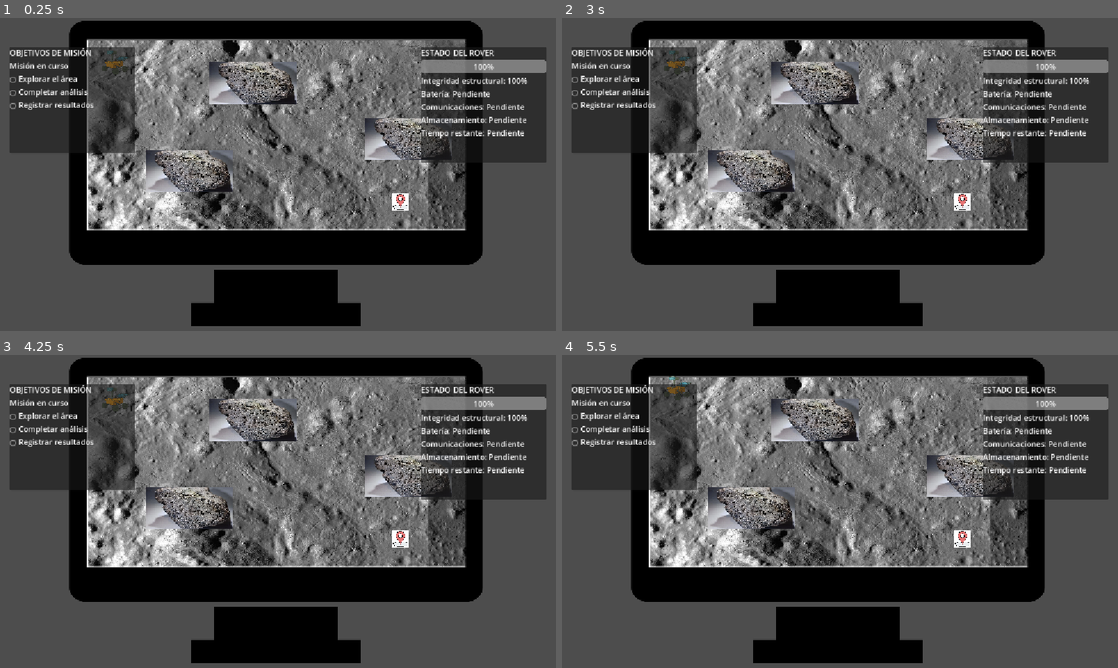
Above: before the commit, frames 1-4 (two rows, left to right).
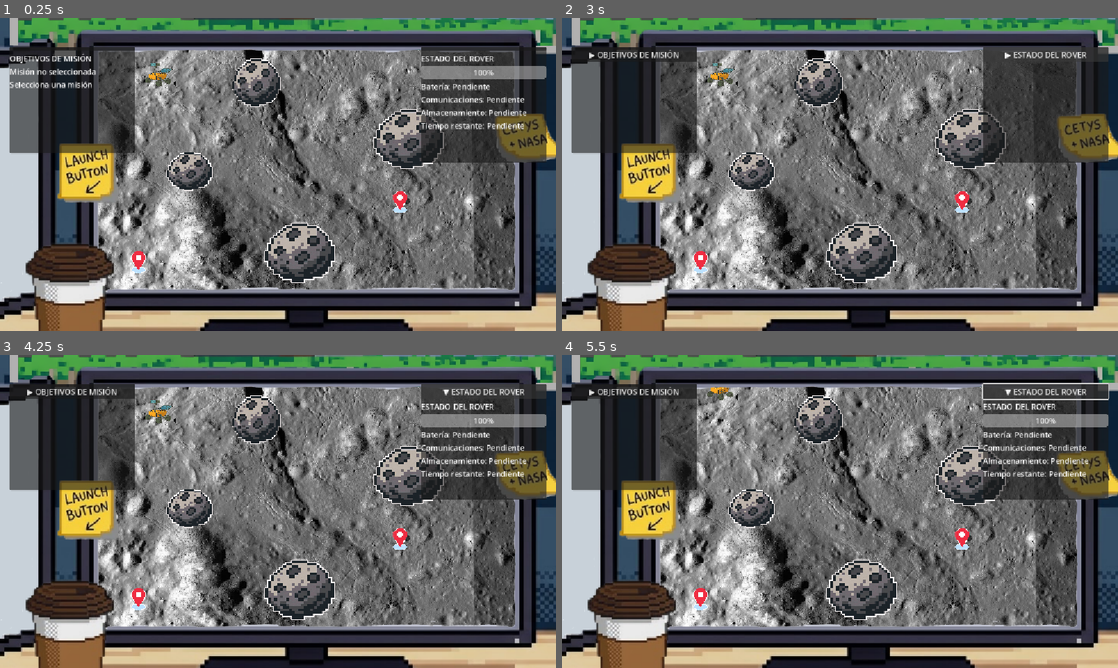
Above: after the commit, the same moments.

Repository: fernandaavila08/NASA2026
Game: Godot game, scene res://postn_2.tscn
Same seed, same stepped clock (60 frames per second), same inputs: the game is played once before the commit and once after it. This scene is started directly instead of the project's main scene.
Inputs (mouse positions are in pixels of both pictures, inside the frame that each line leads up to):
- Up to frame 1 (0.25 s): no input
- Up to frame 2 (3 s): click (634, 49) at 0.52 s; click (634, 55) at 1.25 s, where only the run after the commit has a clickable "▶ OBJETIVOS DE MISIÓN"; click (634, 55) at 2 s, where only the run after the commit has a clickable "▼ OBJETIVOS DE MISIÓN"; click (1045, 49) at 2.77 s
- Up to frame 3 (4.25 s): click (483, 392) at 3.5 s, where only the run after the commit has a clickable "▶ ESTADO DEL ROVER"
- Up to frame 4 (5.5 s): click (1045, 392) at 4.25 s, where only the run after the commit has a clickable "▼ ESTADO DEL ROVER"; tap Enter at 5 s; hold Up (arriba) from 5.03 s (still down); tap E (interactuar) at 5.1 s

The runs differ from the first frame. In frame 1, 76% of the frame differs, in the area x 0-100%, y 0-100%; in frame 2, 75%; in frame 3, 76%; in frame 4, 76%.

Commit message:
soy eliam y soy un kitty cat

Diff:
--- a/space/hud.gd
+++ b/space/hud.gd
@@ -1,12 +1,24 @@
 extends CanvasLayer
 
 @onready var barra: ProgressBar = $PanelEstadoRover/ContenidoEstado/BarraIntegridad
-@onready var texto_integridad: Label = $PanelEstadoRover/ContenidoEstado/TextoIntegridad
 @onready var rover = get_parent().get_node("roversito/rover")
 
 @onready var panel_derrota = $PanelDerrota
 @onready var boton_reintentar = $PanelDerrota/Contenido/BotonReintentar
 
+@onready var nombre_mision: Label = $PanelObjetivos/ContenidoObjetivos/NombreMision
+@onready var objetivo_1: Label = $PanelObjetivos/ContenidoObjetivos/Objetivo1
+@onready var objetivo_2: Label = $PanelObjetivos/ContenidoObjetivos/Objetivo2
+@onready var objetivo_3: Label = $PanelObjetivos/ContenidoObjetivos/Objetivo3
+
+@onready var contenido_objetivos = $PanelObjetivos/ContenidoObjetivos
+@onready var contenido_estado = $PanelEstadoRover/ContenidoEstado
+
+@onready var boton_objetivos = $PanelObjetivos/ContenidoObjetivos/BotonContraerObjetivos
+@onready var boton_estado = $PanelEstadoRover/ContenidoEstado/BotonContraerEstado
+
+var objetivos_expandidos: bool = true
+var estado_expandido: bool = true
 
 func _ready() -> void:
 	barra.min_value = 0
@@ -18,11 +30,18 @@
 	rover.mision_fallida.connect(_al_finalizar_mision)
 	boton_reintentar.pressed.connect(_reiniciar_mision)
 
+	actualizar_objetivos()
+
+	Misionextra.progreso_actualizado.connect(actualizar_hud_objetivos)
+	Misionextra.mision_completada.connect(_al_completar_mision)
+	actualizar_hud_objetivos()
+
+	boton_objetivos.pressed.connect(_alternar_objetivos)
+	boton_estado.pressed.connect(_alternar_estado)
 
 func _process(_delta: float) -> void:
 	var integridad = rover.obtener_integridad()
 	barra.value = integridad
-	texto_integridad.text = "Integridad estructural: " + str(int(integridad)) + "%"
 
 
 func _al_finalizar_mision() -> void:
@@ -31,3 +50,110 @@
 
 func _reiniciar_mision() -> void:
 	get_tree().reload_current_scene()
+
+func actualizar_objetivos() -> void:
+
+	match Misionextra.mision:
+
+		1:
+			nombre_mision.text = "Reconocimiento de Mares Lunares"
+
+			objetivo_1.text = "○ Explorar la zona asignada"
+			objetivo_2.text = "○ Capturar imágenes panorámicas"
+			objetivo_3.text = "○ Registrar características del terreno"
+
+		2:
+			nombre_mision.text = "Búsqueda de Hielo en el Polo Sur"
+
+			objetivo_1.text = "○ Explorar cráteres de sombra"
+			objetivo_2.text = "○ Realizar escaneos de superficie"
+			objetivo_3.text = "○ Registrar posibles indicios de hidrógeno"
+
+		3:
+			nombre_mision.text = "Perforación y Espectrometría Profunda"
+
+			objetivo_1.text = "○ Llegar al punto de perforación"
+			objetivo_2.text = "○ Recolectar una muestra de regolito"
+			objetivo_3.text = "○ Registrar el análisis espectrométrico"
+
+		_:
+			nombre_mision.text = "Misión no seleccionada"
+
+			objetivo_1.text = "Selecciona una misión"
+			objetivo_2.text = ""
+			objetivo_3.text = ""
+
+func actualizar_hud_objetivos() -> void:
+
+	var objetivos: Array = []
+
+	match Misionextra.mision:
+
+		1:
+			objetivos = [
+				"Explorar la zona asignada",
+				"Capturar imágenes panorámicas",
+                "Registrar características del terreno"
+			]
+
+		2:
+			objetivos = [
+				"Explorar cráteres de sombra",
+				"Realizar escaneos de superficie",
+                "Registrar posibles indicios de hidrógeno"
+			]
+
+		3:
+			objetivos = [
+				"Llegar al punto de perforación",
+				"Recolectar una muestra de regolito",
+                "Registrar el análisis espectrométrico"
+			]
+
+		_:
+			nombre_mision.text = "Misión no seleccionada"
+			return
+
+	var etiquetas: Array[Label] = [
+		objetivo_1,
+		objetivo_2,
+		objetivo_3
+	]
+
+	for i in range(3):
+
+		if Misionextra.objetivos_completados[i]:
+			etiquetas[i].text = "✓ " + objetivos[i]
+		else:
+			etiquetas[i].text = "○ " + objetivos[i]
+
+
+func _al_completar_mision() -> void:
+	print("¡MISIÓN COMPLETADA!")
+
+func _alternar_objetivos() -> void:
+
+	objetivos_expandidos = not objetivos_expandidos
+
+	for hijo in contenido_objetivos.get_children():
+		if hijo != boton_objetivos:
+			hijo.visible = objetivos_expandidos
+
+	if objetivos_expandidos:
+		boton_objetivos.text = "▼ OBJETIVOS DE MISIÓN"
+	else:
+		boton_objetivos.text = "▶ OBJETIVOS DE MISIÓN"
+
+
+func _alternar_estado() -> void:
+
+	estado_expandido = not estado_expandido
+
+	for hijo in contenido_estado.get_children():
+		if hijo != boton_estado:
+			hijo.visible = estado_expandido
+
+	if estado_expandido:
+		boton_estado.text = "▼ ESTADO DEL ROVER"
+	else:
+		boton_estado.text = "▶ ESTADO DEL ROVER"
--- a/space/llegada_luna.gd
+++ b/space/llegada_luna.gd
@@ -17,18 +17,12 @@
 
 
 func _on_mission_1_pressed() -> void:
-	Misionextra.mision=1
-	#print(Misionextra.mision)
-	pass # Replace with function body.
+	Misionextra.seleccionar_mision(1)
 
 
 func _on_mission_2_pressed() -> void:
-	Misionextra.mision=2
-	#print("2")
-	pass # Replace with function body.
+	Misionextra.seleccionar_mision(2)
 
 
 func _on_mission_3_pressed() -> void:
-	Misionextra.mision=3
-	#print("3")
-	pass # Replace with function body.
+	Misionextra.seleccionar_mision(3)
--- a/space/misionextra.gd
+++ b/space/misionextra.gd
@@ -1,4 +1,72 @@
 extends Node
 
+signal progreso_actualizado
+signal mision_completada
 
 var mision: int = 0
+
+var objetivos_completados: Array = [false, false, false]
+var mision_terminada: bool = false
+
+
+# Seleccionar una misión y reiniciar su progreso
+func seleccionar_mision(numero: int) -> void:
+	mision = numero
+	objetivos_completados = [false, false, false]
+	mision_terminada = false
+	progreso_actualizado.emit()
+
+
+# Registrar la finalización de un objetivo
+func registrar_objetivo(indice: int) -> void:
+
+	if mision == 0 or mision_terminada:
+		return
+
+	if indice < 0 or indice >= objetivos_completados.size():
+		return
+
+	if objetivos_completados[indice]:
+		return
+
+	objetivos_completados[indice] = true
+
+	print("Objetivo ", indice + 1, " completado")
+
+	progreso_actualizado.emit()
+
+	# Comprobar si todos los objetivos están completos
+	if objetivos_completados.all(func(completado): return completado):
+		mision_terminada = true
+		print("¡MISIÓN COMPLETADA!")
+		mision_completada.emit()
+
+
+# Registrar una interacción según la misión seleccionada
+func registrar_interaccion(tipo: String) -> void:
+
+	match mision:
+
+		1:
+			match tipo:
+				"fotografia":
+					registrar_objetivo(1)
+
+				"escaneo":
+					registrar_objetivo(2)
+
+		2:
+			match tipo:
+				"escaneo":
+					registrar_objetivo(1)
+
+				"deteccion_hidrogeno":
+					registrar_objetivo(2)
+
+		3:
+			match tipo:
+				"excavacion":
+					registrar_objetivo(1)
+
+				"analisis":
+					registrar_objetivo(2)
--- a/space/postn_2.tscn
+++ b/space/postn_2.tscn
@@ -1,11 +1,11 @@
 [gd_scene format=3 uid="uid://corxncq6ksr3"]
 
 [ext_resource type="Texture2D" uid="uid://cf0tics8epfsv" path="res://piso-lunar.jpg" id="1_0h168"]
-[ext_resource type="Texture2D" uid="uid://cohtp6g2lguqu" path="res://Conpu-Boceto.png" id="2_nm6sm"]
+[ext_resource type="Texture2D" uid="uid://c4dhj6jjcr7qh" path="res://Postlanzamiento.png" id="1_lkeu6"]
+[ext_resource type="Texture2D" uid="uid://ijo4mp3shccb" path="res://PiedraLunar.png" id="2_lkeu6"]
 [ext_resource type="PackedScene" uid="uid://2nsjykv2v1ck" path="res://roversito.tscn" id="3_nm6sm"]
-[ext_resource type="Texture2D" uid="uid://thqooawetf6v" path="res://piedralunar.webp" id="4_pdosi"]
+[ext_resource type="Texture2D" uid="uid://xj5tqonrcwt4" path="res://PuntoInteres.png" id="4_lkeu6"]
 [ext_resource type="Script" uid="uid://sqdb8qh65cy8" path="res://punto_interes.gd" id="4_t2530"]
-[ext_resource type="Texture2D" uid="uid://dmvh42affuup1" path="res://punto-interes.png" id="5_e0yby"]
 [ext_resource type="Script" uid="uid://ct38it72fou1o" path="res://roversito.gd" id="7_jfxun"]
 [ext_resource type="Script" uid="uid://7gu3bbkr4148" path="res://hud.gd" id="8_lkeu6"]
 
@@ -13,19 +13,22 @@
 size = Vector2(28, 495)
 
 [sub_resource type="RectangleShape2D" id="RectangleShape2D_choid"]
-size = Vector2(34, 508)
+size = Vector2(34, 571)
 
 [sub_resource type="RectangleShape2D" id="RectangleShape2D_2mvk3"]
-size = Vector2(822, 36)
+size = Vector2(1021, 17)
 
 [sub_resource type="RectangleShape2D" id="RectangleShape2D_qslr8"]
-size = Vector2(840, 71.5)
-
-[sub_resource type="RectangleShape2D" id="RectangleShape2D_p3vuq"]
-size = Vector2(1184.7264, 857.27997)
-
-[sub_resource type="RectangleShape2D" id="RectangleShape2D_0fo2p"]
-size = Vector2(130.5, 81.5)
+size = Vector2(939, 32.75)
+
+[sub_resource type="CircleShape2D" id="CircleShape2D_lkeu6"]
+radius = 456.95563
+
+[sub_resource type="CircleShape2D" id="CircleShape2D_dqlns"]
+radius = 47.598583
+
+[sub_resource type="CircleShape2D" id="CircleShape2D_jyelc"]
+radius = 61.164707
 
 [sub_resource type="CircleShape2D" id="CircleShape2D_p3vuq"]
 radius = 21.633308
@@ -36,86 +39,95 @@
 [node name="POSTN2" type="Node2D" unique_id=1775720337]
 
 [node name="PisoLunar" type="Sprite2D" parent="." unique_id=456756901]
-position = Vector2(574, 242.00002)
-scale = Vector2(0.65666664, 0.5301205)
+position = Vector2(632, 311.5)
+scale = Vector2(0.7333333, 0.6840696)
 texture = ExtResource("1_0h168")
 
-[node name="ConpuBoceto" type="Sprite2D" parent="." unique_id=1605979374]
-position = Vector2(572, 321)
-scale = Vector2(0.7350992, 0.618004)
-texture = ExtResource("2_nm6sm")
-region_enabled = true
-region_rect = Rect2(346, 50, 1165, 1022)
-
 [node name="Limites" type="StaticBody2D" parent="." unique_id=1941457979]
 
 [node name="Pared-Izq" type="CollisionShape2D" parent="Limites" unique_id=839634718]
-position = Vector2(162, 261)
+position = Vector2(181, 337)
 shape = SubResource("RectangleShape2D_w8wy8")
 
 [node name="Pared-Der" type="CollisionShape2D" parent="Limites" unique_id=1114797217]
-position = Vector2(983, 261)
+position = Vector2(1092, 313.5)
 shape = SubResource("RectangleShape2D_choid")
 
 [node name="Pared-Arr" type="CollisionShape2D" parent="Limites" unique_id=1287490204]
-position = Vector2(573, 23)
+position = Vector2(595.5, 32.5)
 shape = SubResource("RectangleShape2D_2mvk3")
 
 [node name="Pared-Aba" type="CollisionShape2D" parent="Limites" unique_id=1162367709]
-position = Vector2(576, 474.25)
+position = Vector2(636.5, 588.625)
 shape = SubResource("RectangleShape2D_qslr8")
 
 [node name="Piedra1" type="StaticBody2D" parent="." unique_id=964372833 groups=["obstaculos"]]
 
-[node name="Piedralunar" type="Sprite2D" parent="Piedra1" unique_id=1373004318]
-position = Vector2(524.00006, 133.99997)
-scale = Vector2(0.113979846, 0.09798432)
-texture = ExtResource("4_pdosi")
+[node name="PiedraLunar" type="Sprite2D" parent="Piedra1" unique_id=289843439]
+position = Vector2(532, 133)
+scale = Vector2(0.0633831, 0.06347197)
+texture = ExtResource("2_lkeu6")
 
 [node name="Piedra1" type="CollisionShape2D" parent="Piedra1" unique_id=1320571592]
 position = Vector2(532.51746, 133)
 scale = Vector2(0.113979846, 0.09798432)
-shape = SubResource("RectangleShape2D_p3vuq")
+shape = SubResource("CircleShape2D_lkeu6")
 
 [node name="Piedra2" type="StaticBody2D" parent="." unique_id=248017864 groups=["obstaculos"]]
 position = Vector2(533, 134)
 scale = Vector2(0.113979846, 0.09798432)
 
-[node name="Piedralunar2" type="Sprite2D" parent="Piedra2" unique_id=1668518470]
-position = Vector2(-1237.061, 1867.6458)
-texture = ExtResource("4_pdosi")
+[node name="PiedraLunar" type="Sprite2D" parent="Piedra2" unique_id=877547461]
+position = Vector2(-1219.514, 1867.6458)
+scale = Vector2(0.528956, 0.528956)
+texture = ExtResource("2_lkeu6")
 
 [node name="Piedra2" type="CollisionShape2D" parent="Piedra2" unique_id=1910193918]
-position = Vector2(-1195.387, 1875.3)
+position = Vector2(-1230.4807, 1875.2998)
 scale = Vector2(8.773481, 10.205714)
-shape = SubResource("RectangleShape2D_0fo2p")
+shape = SubResource("CircleShape2D_dqlns")
 
 [node name="Piedra3" type="StaticBody2D" parent="." unique_id=286209205 groups=["obstaculos"]]
 position = Vector2(988.00006, 67)
 scale = Vector2(0.113979846, 0.09798432)
 
-[node name="Piedralunar3" type="Sprite2D" parent="Piedra3" unique_id=1593508935]
-position = Vector2(-1237.061, 1867.6458)
-texture = ExtResource("4_pdosi")
+[node name="PiedraLunar" type="Sprite2D" parent="Piedra3" unique_id=152317356]
+position = Vector2(-1219.514, 1867.6458)
+scale = Vector2(0.8075065, 0.8075065)
+texture = ExtResource("2_lkeu6")
 
 [node name="Piedra3" type="CollisionShape2D" parent="Piedra3" unique_id=1720218513]
 position = Vector2(-1195.387, 1875.3)
 scale = Vector2(8.773481, 10.205714)
-shape = SubResource("RectangleShape2D_0fo2p")
-
-[node name="PuntoInteres" type="Area2D" parent="." unique_id=1187874646]
+shape = SubResource("CircleShape2D_jyelc")
+
+[node name="Piedra4" type="StaticBody2D" parent="." unique_id=568992415 groups=["obstaculos"]]
+position = Vector2(762.00006, 302)
+scale = Vector2(0.113979846, 0.09798432)
+
+[node name="PiedraLunar" type="Sprite2D" parent="Piedra4" unique_id=376159969]
+position = Vector2(-1219.514, 1867.6458)
+scale = Vector2(0.8075065, 0.8075065)
+texture = ExtResource("2_lkeu6")
+
+[node name="Piedra4" type="CollisionShape2D" parent="Piedra4" unique_id=1400634124]
+position = Vector2(-1195.387, 1875.3)
+scale = Vector2(8.773481, 10.205714)
+shape = SubResource("CircleShape2D_jyelc")
+
+[node name="PuntoInteres1" type="Area2D" parent="." unique_id=1187874646]
 position = Vector2(830, 380)
 script = ExtResource("4_t2530")
 
-[node name="CollisionShape2D" type="CollisionShape2D" parent="PuntoInteres" unique_id=1835391325]
+[node name="PuntoInteres1" type="Sprite2D" parent="PuntoInteres1" unique_id=1317295670]
+position = Vector2(-1.000061, 1.0000305)
+scale = Vector2(0.062499948, 0.06249994)
+texture = ExtResource("4_lkeu6")
+
+[node name="CollisionShape2D" type="CollisionShape2D" parent="PuntoInteres1" unique_id=1835391325]
 shape = SubResource("CircleShape2D_p3vuq")
 
-[node name="PuntoInteres" type="Sprite2D" parent="PuntoInteres" unique_id=1337097061]
-position = Vector2(0, 1)
-scale = Vector2(0.07128902, 0.07128902)
-texture = ExtResource("5_e0yby")
-
-[node name="Label" type="Label" parent="PuntoInteres" unique_id=436495896]
+[node name="Label" type="Label" parent="PuntoInteres1" unique_id=436495896]
 visible = false
 offset_left = -44.99994
 offset_top = 18.0
@@ -124,10 +136,37 @@
 text = "Press E to interact"
 label_settings = SubResource("LabelSettings_0fo2p")
 
+[node name="PuntoInteres2" type="Area2D" parent="." unique_id=191023958]
+position = Vector2(288, 504)
+script = ExtResource("4_t2530")
+
+[node name="PuntoInteres1" type="Sprite2D" parent="PuntoInteres2" unique_id=61239609]
+position = Vector2(-1.000061, 1.0000305)
+scale = Vector2(0.062499948, 0.06249994)
+texture = ExtResource("4_lkeu6")
+
+[node name="CollisionShape2D" type="CollisionShape2D" parent="PuntoInteres2" unique_id=950321787]
+shape = SubResource("CircleShape2D_p3vuq")
+
+[node name="Label" type="Label" parent="PuntoInteres2" unique_id=1718540128]
+visible = false
+offset_left = -44.99994
+offset_top = 18.0
+offset_right = 52.00006
+offset_bottom = 34.0
+text = "Press E to interact"
+label_settings = SubResource("LabelSettings_0fo2p")
+
 [node name="roversito" parent="." unique_id=1302248953 instance=ExtResource("3_nm6sm")]
-position = Vector2(199, 59)
+position = Vector2(289, 84)
 scale = Vector2(0.10257776, 0.10257776)
 script = ExtResource("7_jfxun")
+
+[node name="TextureRect" type="TextureRect" parent="." unique_id=274505624]
+offset_right = 6000.0
+offset_bottom = 3375.0
+scale = Vector2(0.19562724, 0.19562724)
+texture = ExtResource("1_lkeu6")
 
 [node name="HUD" type="CanvasLayer" parent="." unique_id=1874400880]
 script = ExtResource("8_lkeu6")
@@ -140,6 +179,9 @@
 offset_bottom = 280.0
 
 [node name="ContenidoObjetivos" type="VBoxContainer" parent="HUD/PanelObjetivos" unique_id=792670452]
+layout_mode = 2
+
+[node name="BotonContraerObjetivos" type="Button" parent="HUD/PanelObjetivos/ContenidoObjetivos" unique_id=1137121974]
 layout_mode = 2
 
 [node name="TituloObjetivos" type="Label" parent="HUD/PanelObjetivos/ContenidoObjetivos" unique_id=787244107]
@@ -175,6 +217,9 @@
 [node name="ContenidoEstado" type="VBoxContainer" parent="HUD/PanelEstadoRover" unique_id=1486089475]
 layout_mode = 2
 
+[node name="BotonContraerEstado" type="Button" parent="HUD/PanelEstadoRover/ContenidoEstado" unique_id=721666087]
+layout_mode = 2
+
 [node name="TituloEstado" type="Label" parent="HUD/PanelEstadoRover/ContenidoEstado" unique_id=1665108263]
 layout_mode = 2
 text = "ESTADO DEL ROVER"
@@ -183,10 +228,6 @@
 layout_mode = 2
 value = 100.0
 metadata/_edit_use_anchors_ = true
-
-[node name="TextoIntegridad" type="Label" parent="HUD/PanelEstadoRover/ContenidoEstado" unique_id=1196277749]
-layout_mode = 2
-text = "	Estructura: 100%"
 
 [node name="TextoBateria" type="Label" parent="HUD/PanelEstadoRover/ContenidoEstado" unique_id=1219983397]
 layout_mode = 2
--- a/space/punto_interes.gd
+++ b/space/punto_interes.gd
@@ -46,5 +46,13 @@
 		"escaneo":
 			print("Analizando superficie")
 
+		"deteccion_hidrogeno":
+			print("Analizando posibles indicios de hidrógeno")
+
+		"analisis":
+			print("Análisis de muestra completado")
+
 		_:
 			print("Interacción no reconocida")
+
+	Misionextra.registrar_interaccion(tipo_interaccion)
Binary file added: space/PiedraLunar.png
Not shown, added: space/PiedraLunar.png.import
Binary file added: space/Postlanzamiento.png
Not shown, added: space/Postlanzamiento.png.import
Binary file added: space/PuntoInteres.png
Not shown, added: space/PuntoInteres.png.import
